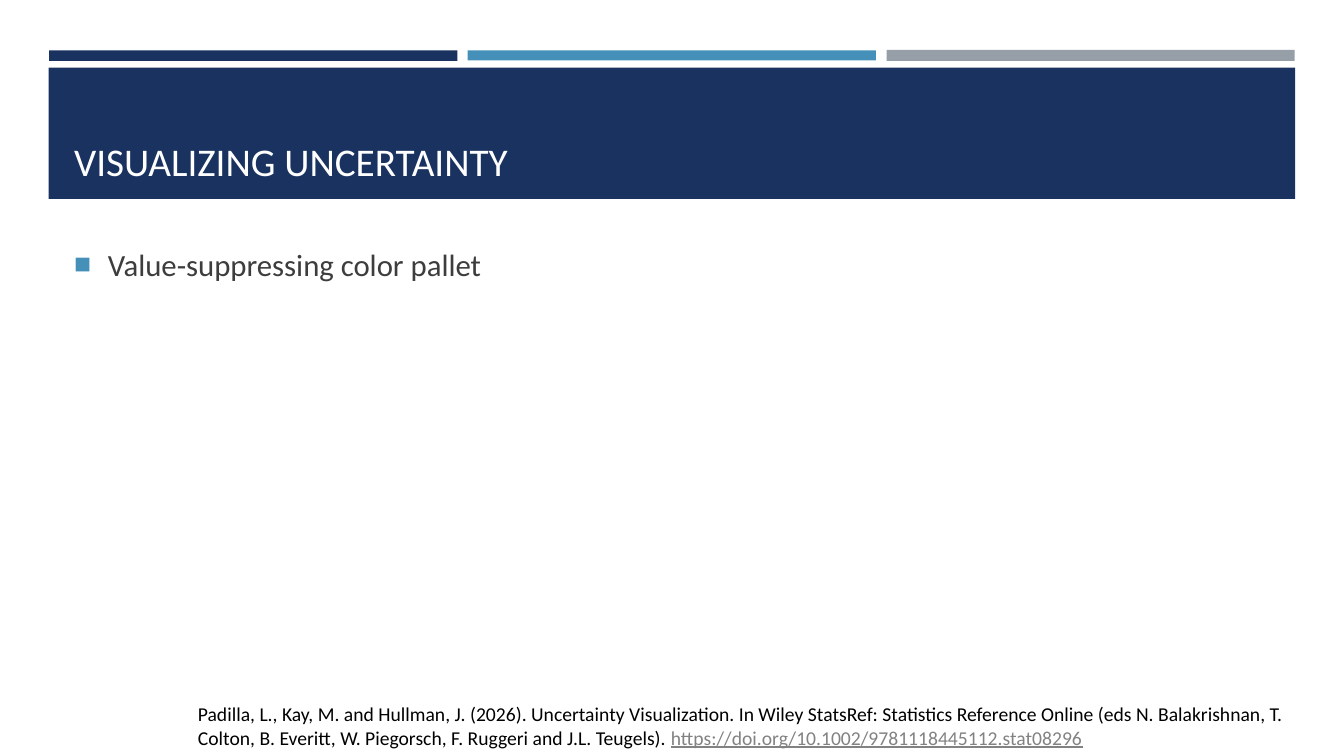
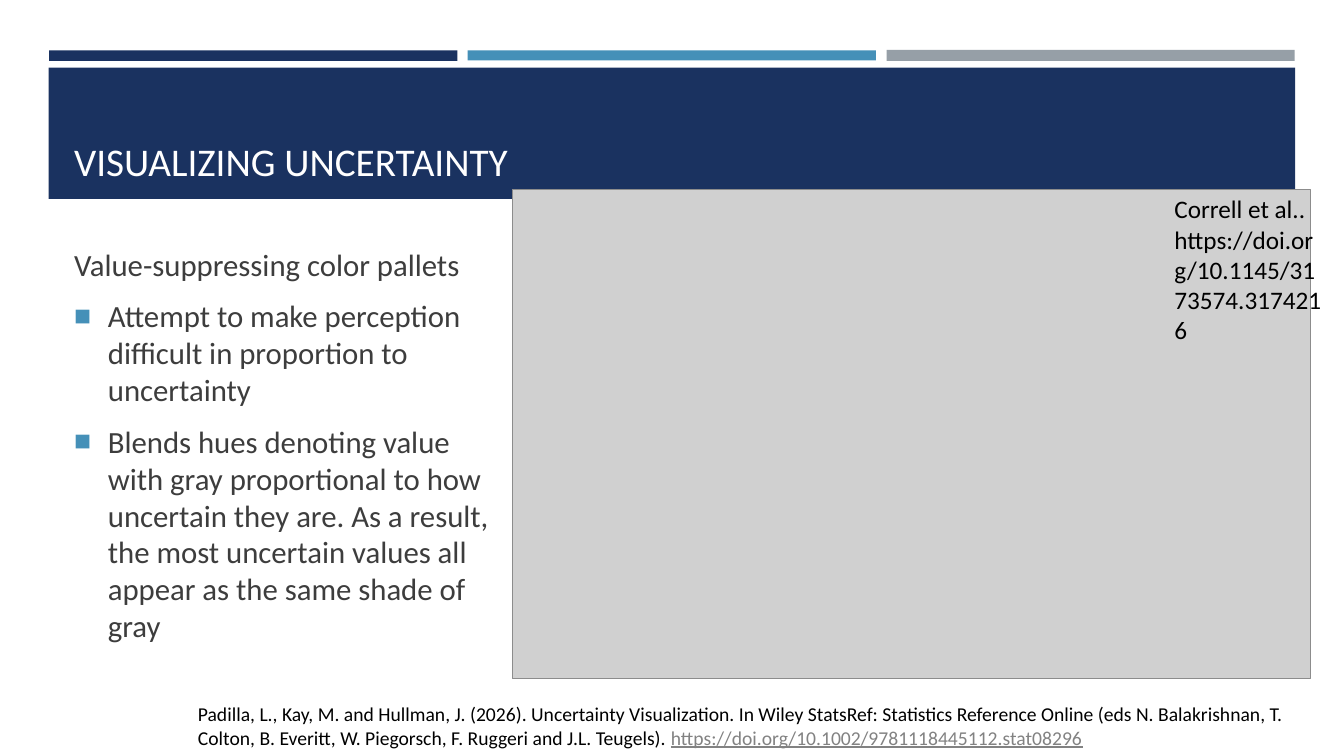
Before and after one commit to amosca01/SDS-CSC235, a slide deck: slide 15 of slides/11-uncertainty-bias.pptx. Drawn at 1344x756 pixels with LibreOffice and Linux fonts; fonts in the diff are those of the drawing; grey boxes stand for pictures. Boxes give left, top, right and bottom in pixels: in the first picture for what was removed or moved away, otherwise in the second. Text is boxed around its words. In the diff, an @@ line names an element or a change of style, - is before the commit and + after.

```diff
--- a/slides/11-uncertainty-bias.pptx
+++ b/slides/11-uncertainty-bias.pptx
@@ picture added at [512,190,1311,679] @@
@@ text added at [1174,200,1315,285], 18 pt, text #000000 @@
+Correll et al.. https://doi.org/10.1145/3173574.3174216
@@ text at [74,254,489,643]: text changed @@
-■ Value-suppressing color pallet
+Value-suppressing color pallets
+■ Attempt to make perception difficult in proportion to uncertainty
+■ Blends hues denoting value with gray proportional to how uncertain they are. As a result, the most uncertain values all appear as the same shade of gray
```
Also in this commit, not shown: 5 other slides changed, 6 other files.
